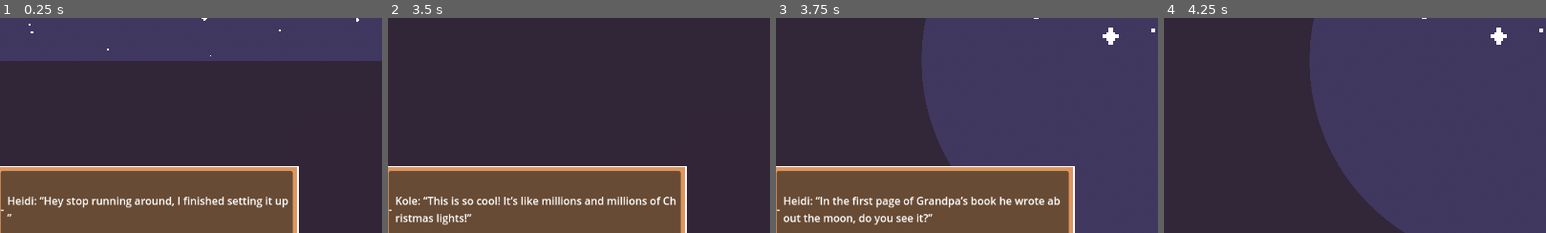
Above: before the commit, frames 1-4 (left to right).
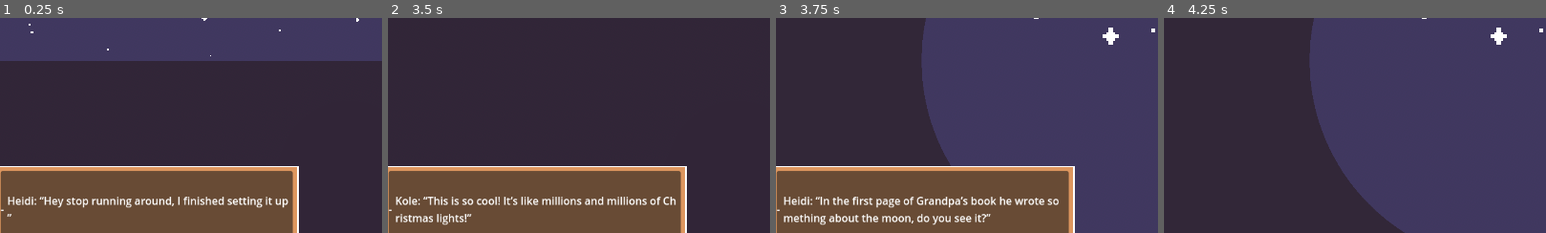
Above: after the commit, the same moments.

Repository: ATTOCORRECT/DesignWeek-Winter2025
Game: Godot game, scene res://Game.tscn
Same seed, same stepped clock (60 frames per second), same inputs: the game is played once before the commit and once after it.
Inputs (mouse positions are % of the whole screen's width and height, from its top left):
- Up to frame 1 (0.25 s): no input
- Up to frame 2 (3.5 s): tap Enter (ui_accept) at 0.5, 0.77, 1.25, 2, 2.75 s; move the mouse to (72, 45) at 0.52 s; press the mouse at (72, 45) at 0.53 s; hold Up (ui_up) 0.53-1.25 s; release the mouse at (72, 45) at 1.25 s; drag from (30, 55) to (45, 70) at 1.27 s; move the mouse to (60, 28) at 2.02 s; hold Up (ui_up) 2.03-2.75 s; hold Mouse wheel down (zoom_out) 2.03-2.75 s; drag from (45, 70) to (20, 35) at 2.77 s
- Up to frame 3 (3.75 s): tap Enter (ui_accept) at 3.5 s; move the mouse to (80, 65) at 3.52 s; hold Down (ui_down) from 3.53 s (still down); hold Mouse wheel up (zoom_in) from 3.53 s (still down)
- Up to frame 4 (4.25 s): keep holding Down (ui_down); keep holding Mouse wheel up (zoom_in); tap Enter (ui_accept) at 3.77 s
The pictures show only the part of the screen within x 4-54%, y 40-90%; the shares and areas given below are measured in that part.

Frames 1-2 are identical in both runs. In frame 3, 1.4% of the frame differs, in the area x 2-75%, y 83-97%; in frame 4, nothing differs.

Commit message:
text
updated text

Diff:
--- a/stargazing-prototype/text_box_haidi.gd
+++ b/stargazing-prototype/text_box_haidi.gd
@@ -23,7 +23,7 @@
 	queue_text("Kole: “Wow! I can see the stars up close!”")
 	queue_text("Heidi: “Try looking around”")
 	queue_text("Kole: “This is so cool! It’s like millions and millions of Christmas lights!”")
-	queue_text("Heidi: “In the first page of Grandpa’s book he wrote about the moon, do you see it?”")
+	queue_text("Heidi: “In the first page of Grandpa’s book he wrote something about the moon, do you see it?”")
 
 
 
